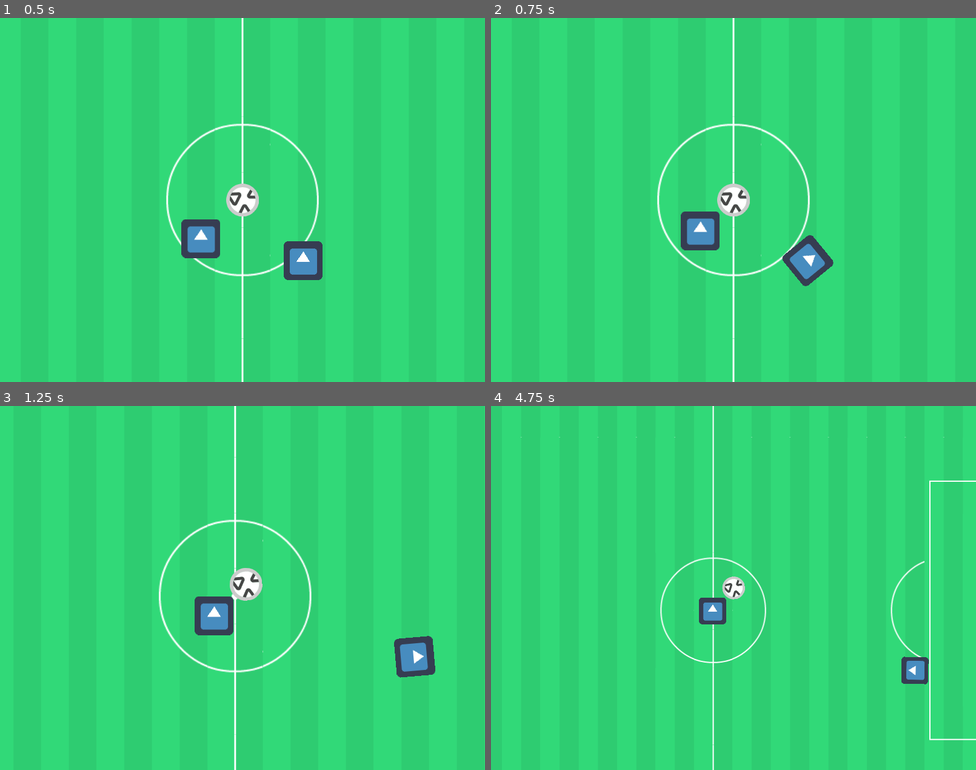
Above: before the commit, frames 1-4 (two rows, left to right).
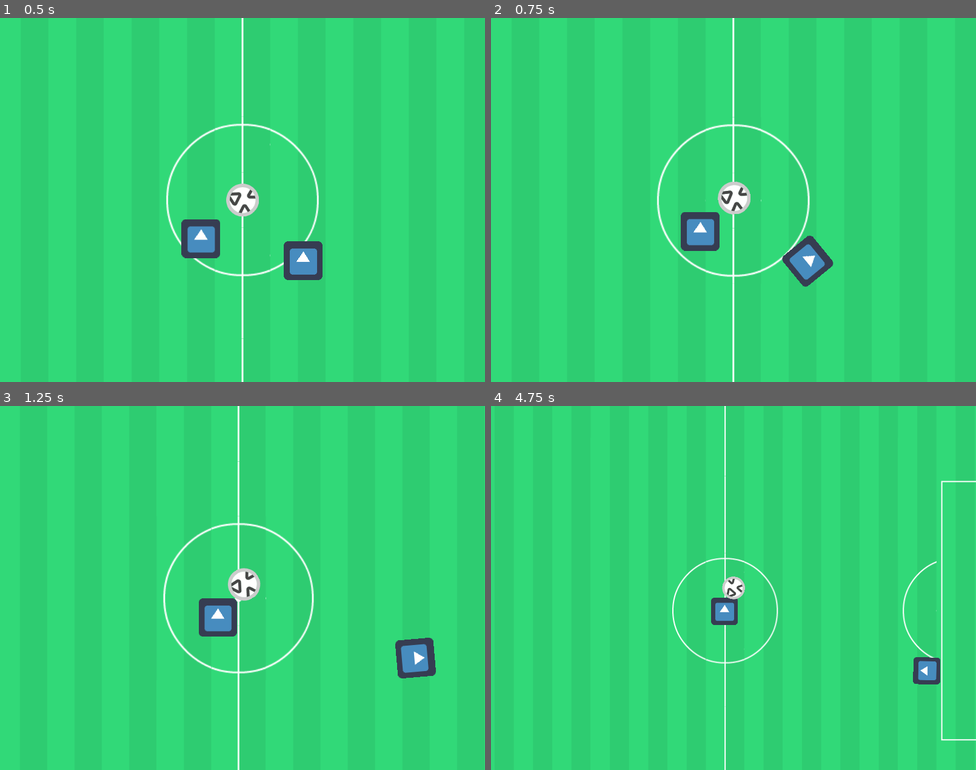
Above: after the commit, the same moments.

Repository: mstfacmly/fascball
Game: Godot game, scene res://field.tscn
The game is run twice, just before and just after one commit, with the same random seed, the same clock (stepped at 60 frames per second) and the same inputs. The engine's default icon, where the game draws it, is replaced by a stand-in: a white triangle on a blue panel in a dark square.
Inputs:
- Up to frame 1 (0.5 s): no input
- Up to frame 2 (0.75 s): tap Enter (ui_accept) at 0.5 s; hold Right (ui_right) from 0.53 s (still down)
- Up to frame 3 (1.25 s): keep holding Right (ui_right); tap Enter (ui_accept) at 0.77 s
- Up to frame 4 (4.75 s): release Right (ui_right) at 1.28 s; hold Down (ui_down) 1.28-2.03 s; tap Enter (ui_accept) at 1.52, 3.02, 3.77, 4.52 s; hold Right (ui_right) 2.03-2.78 s; hold Up (ui_up) 2.78-3.53 s; hold Left (ui_left) from 3.53 s (still down)

Frame 1 is identical in both runs. In frame 2, 1.3% of the frame differs, in the area x 34-71%, y 0-100%; in frame 3, 3.1%; in frame 4, 3.2%, in the area x 6-100%, y 0-100%.

Commit message:
fasc follows ball & signal emit when player takes ball

Diff:
--- a/ball.tscn
+++ b/ball.tscn
@@ -1,20 +1,28 @@
-[gd_scene load_steps=4 format=2]
+[gd_scene load_steps=5 format=2]
 
-[ext_resource path="res://scripts/ball.gd" type="Script" id=1]
-[ext_resource path="res://sprites/Equipment/football03.svg" type="Texture" id=2]
+[ext_resource path="res://sprites/Equipment/football03.svg" type="Texture" id=1]
+[ext_resource path="res://scripts/ball.gd" type="Script" id=2]
 
-[sub_resource type="RectangleShape2D" id=1]
-extents = Vector2( 16, 16 )
+[sub_resource type="CircleShape2D" id=1]
+radius = 19.433
+
+[sub_resource type="CircleShape2D" id=2]
+radius = 28.5176
 
 [node name="ball" type="RigidBody2D"]
 gravity_scale = 0.0
 linear_damp = 1.2
-script = ExtResource( 1 )
 
-[node name="Sprite" type="Sprite" parent="."]
+[node name="sprite" type="Sprite" parent="."]
 scale = Vector2( 0.5, 0.5 )
-texture = ExtResource( 2 )
+texture = ExtResource( 1 )
 
-[node name="CollisionShape2D" type="CollisionShape2D" parent="."]
+[node name="col" type="CollisionShape2D" parent="."]
 z_as_relative = false
 shape = SubResource( 1 )
+
+[node name="area" type="Area2D" parent="."]
+script = ExtResource( 2 )
+
+[node name="col" type="CollisionShape2D" parent="area"]
+shape = SubResource( 2 )
--- a/field.tscn
+++ b/field.tscn
@@ -1,7 +1,7 @@
 [gd_scene load_steps=10 format=2]
 
-[ext_resource path="res://sprites/Tilesheet/tilesheet.tres" type="TileSet" id=1]
-[ext_resource path="res://sprites/goal.tscn" type="PackedScene" id=2]
+[ext_resource path="res://sprites/goal.tscn" type="PackedScene" id=1]
+[ext_resource path="res://sprites/Tilesheet/tilesheet.tres" type="TileSet" id=2]
 [ext_resource path="res://player.tscn" type="PackedScene" id=3]
 [ext_resource path="res://fasc.tscn" type="PackedScene" id=4]
 [ext_resource path="res://scripts/cam.gd" type="Script" id=5]
@@ -22,24 +22,24 @@
 "_edit_vertical_guides_": [ 416.377 ]
 }
 
+[node name="goal" parent="." instance=ExtResource( 1 )]
+position = Vector2( 599.19, -1.00101 )
+
 [node name="field" type="Node2D" parent="."]
 position = Vector2( -416, -288 )
 
 [node name="player_side" type="TileMap" parent="field"]
-editor/display_folded = true
-tile_set = ExtResource( 1 )
+tile_set = ExtResource( 2 )
 format = 1
 tile_data = PoolIntArray( -196616, 29, 0, -196615, 26, 0, -196614, 26, 0, -196613, 26, 0, -196612, 26, 0, -196611, 26,  …(9614 unchanged characters)…
 
-[node name="goal" parent="field/player_side" instance=ExtResource( 2 )]
-
 [node name="fasc_side" type="TileMap" parent="field"]
 editor/display_folded = true
-tile_set = ExtResource( 1 )
+tile_set = ExtResource( 2 )
 format = 1
 tile_data = PoolIntArray( -196616, 29, 0, -196615, 26, 0, -196614, 26, 0, -196613, 26, 0, -196612, 26, 0, -196611, 26,  …(9239 unchanged characters)…
 
-[node name="goal" parent="field/fasc_side" instance=ExtResource( 2 )]
+[node name="goal" parent="field/fasc_side" instance=ExtResource( 1 )]
 
 [node name="bounds" type="StaticBody2D" parent="field"]
 editor/display_folded = true
@@ -78,3 +78,4 @@
 script = ExtResource( 5 )
 
 [node name="ball" parent="." instance=ExtResource( 6 )]
+contacts_reported = 1
--- a/scripts/ball.gd
+++ b/scripts/ball.gd
@@ -1,7 +1,23 @@
-extends RigidBody2D
+extends Area2D
+
+signal shoot
+signal goal
+
+onready var fasc = $'/root/field/fasc'
+
+func entered(body):
+	print(body.get_groups())
+	if body.is_in_group('player'):
+		emit_signal('shoot')
+	if body.is_in_group('fasc'):
+		emit_signal('goal')
+
 
 func _ready():
-	pass
+	connect('body_entered', self, 'entered')
+	connect('shoot', fasc , 'shoot')
+	connect('goal', fasc , 'goal')
+
 #	var pos = Vector2()
 #
 #	pos.y = get_viewport().get_size().y * 0.5 #.479
--- a/scripts/enemy.gd
+++ b/scripts/enemy.gd
@@ -3,8 +3,6 @@
 onready var ball = get_parent().get_node('ball')
 var react_time = 400.0
 var ball_dist = 40
-var dir = 0
-var vel = Vector2()
 
 func _physics_process(dt):
 	var pos = position
@@ -17,5 +15,11 @@
 
 	move_and_slide(-pos * 0.9)
 
+func shoot():
+	print('shoot them!')
+
+func goal():
+	print('go to goal')
+
 func _ready():
 	add_to_group('facs')
